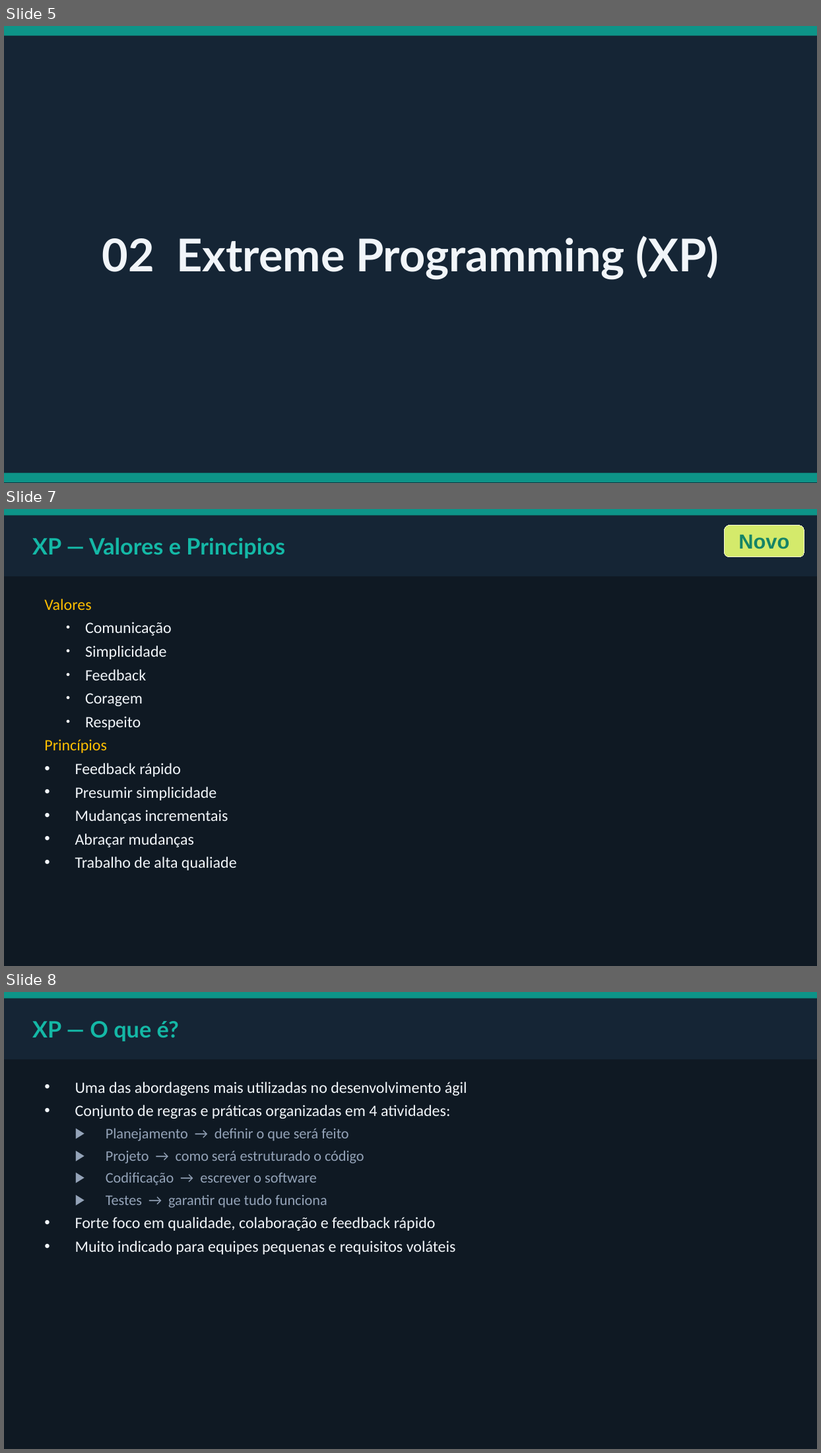
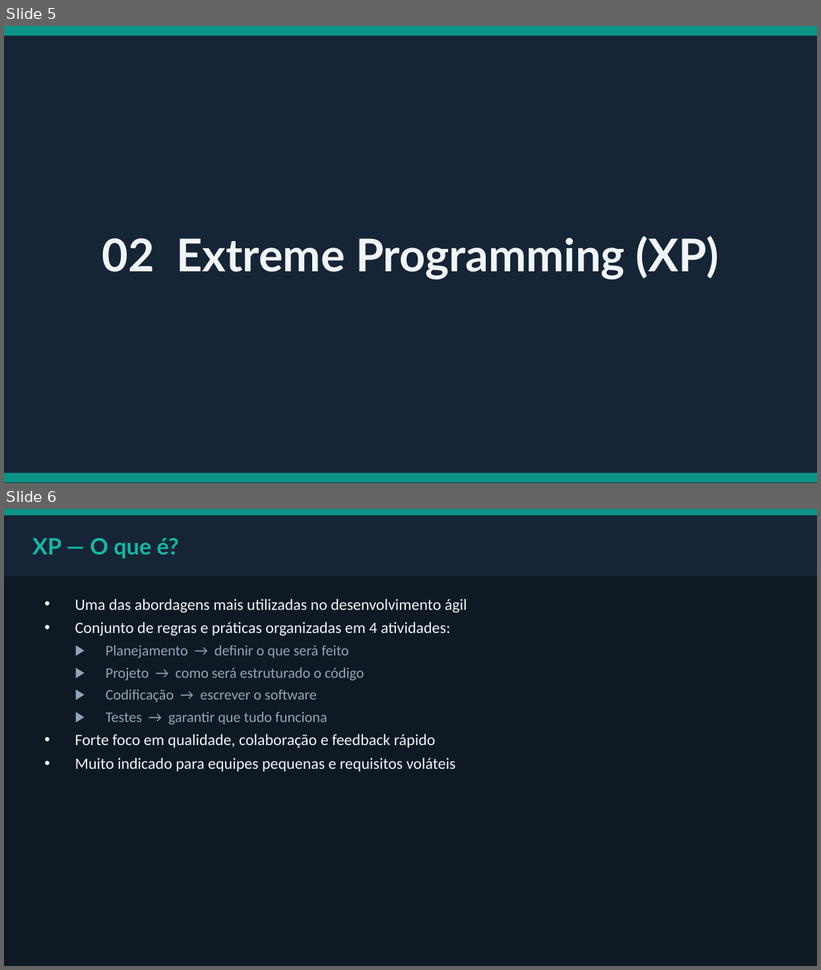
Before and after one commit to emanooel/engenharia_de_software_2026, a slide deck: XP_Git_Requisitos_IFES.pptx. Shown one above the other, each under a label of ours: slides 5, 7 and 8 before the commit, slides 5 and 6 after it; the slides between them are not shown. The pictures are 821x1453 and 821x970 pixels, drawn with LibreOffice and Linux fonts; fonts in the diff are those of the drawing. Boxes give left, top, right and bottom in pixels: in the first picture for what was removed or moved away, otherwise in the second. Text is boxed around its words. In the diff, an @@ line names an element or a change of style, - is before the commit and + after.

```diff
--- a/XP_Git_Requisitos_IFES.pptx
+++ b/XP_Git_Requisitos_IFES.pptx
@@ slide 7 removed at [4,509,817,966], background #0F1923 @@
@@ rectangle removed at [4,509,817,516] @@
@@ rectangle removed at [4,516,817,576] @@
@@ rounded rectangle removed at [725,525,804,557] @@
-Novo
@@ text removed at [32,537,285,559] @@
-XP — Valores e Principios
@@ text removed at [44,599,237,871] @@
-Valores
-  ● Comunicação
-  ● Simplicidade
-  ● Feedback
-  ● Coragem
-  ● Respeito
-Princípios
-• Feedback rápido
-• Presumir simplicidade
-• Mudanças incrementais
-• Abraçar mudanças
-• Trabalho de alta qualiade
@@ what was slide 8 is now slide 6 @@
```
Also in this commit, not shown: 2 slides changed, 4 other slides removed.
